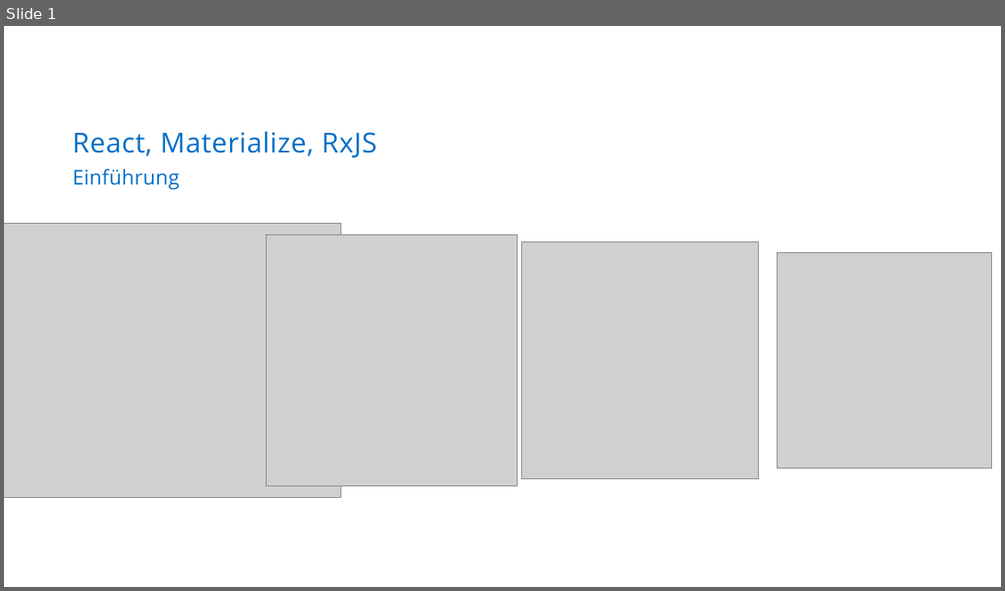
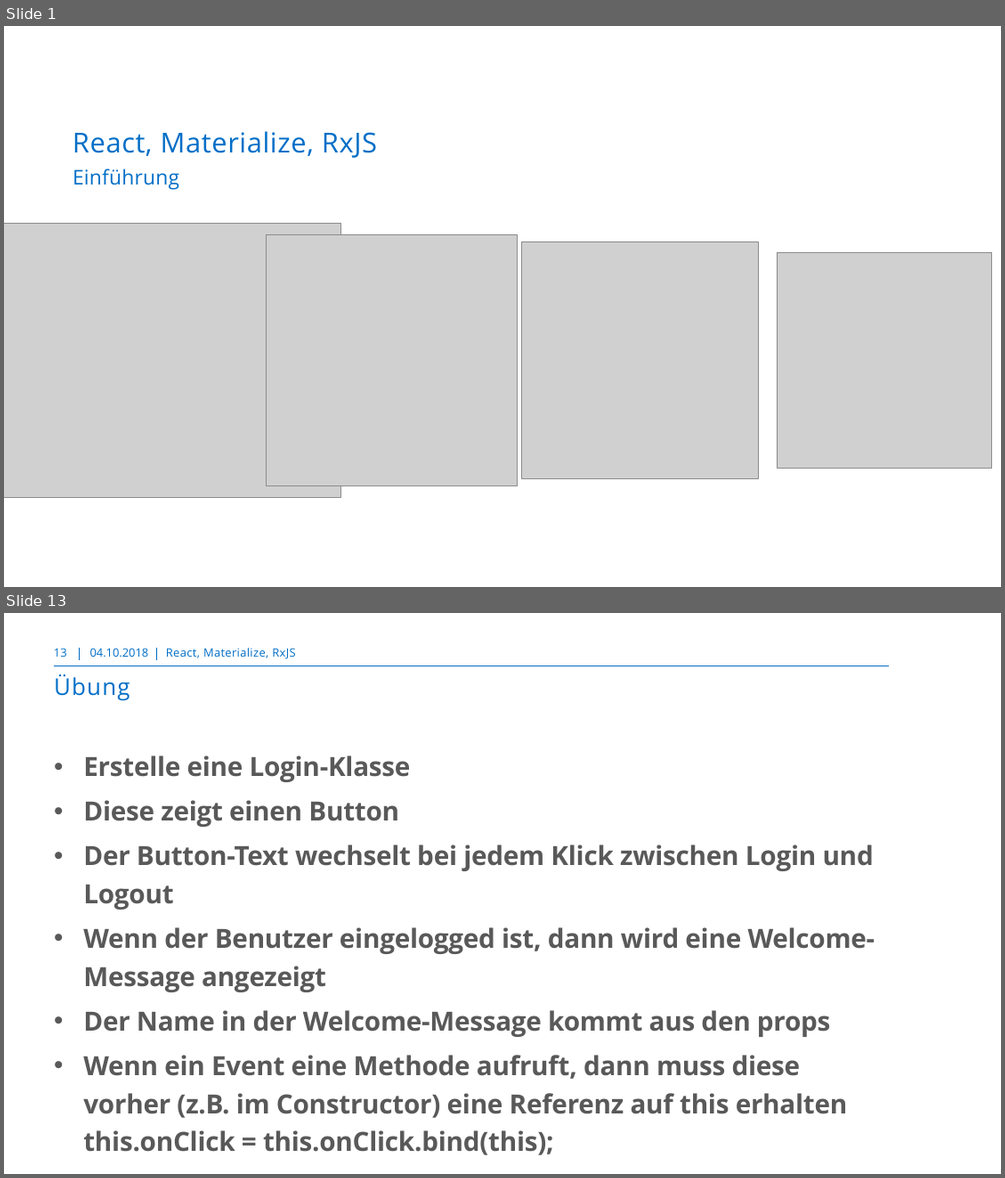
Before and after one commit to markusborer/ReactSample, a slide deck: React.pptx. Shown one above the other, each under a label of ours: slide 1 before the commit, slides 1 and 13 after it; the slides between them are not shown. The pictures are 1005x591 and 1005x1178 pixels, drawn with LibreOffice and Linux fonts; fonts in the diff are those of the drawing; grey boxes stand for pictures; background and template pictures are left out. Boxes give left, top, right and bottom in pixels: in the first picture for what was removed or moved away, otherwise in the second. Text is boxed around its words. In the diff, an @@ line names an element or a change of style, - is before the commit and + after.

```diff
--- a/React.pptx
+++ b/React.pptx
@@ slide 13 added at box(4, 613, 1001, 1174), background #FFFFFF @@
@@ page number added at box(54, 648, 67, 657), 10.5 pt, text #006EC7 @@
+13
@@ line added from (79, 647) to (79, 659), #006CC3 0.75 pt @@
@@ text added at box(90, 648, 149, 657), 10.5 pt, text #006EC7 @@
+04.10.2018
@@ line added from (157, 647) to (157, 659), #006CC3 0.75 pt @@
@@ text added at box(166, 648, 295, 659), 10.5 pt, text #006EC7 @@
+React, Materialize, RxJS
@@ line added from (54, 666) to (889, 666), #006EC7 1 pt @@
@@ title added at box(54, 674, 130, 701), 21 pt, text #006EC7 @@
+Übung
@@ text added at box(83, 755, 875, 1155), 24 pt, text #595959, bold @@
+• Erstelle eine Login-Klasse
+• Diese zeigt einen Button
+• Der Button-Text wechselt bei jedem Klick zwischen Login und Logout
+• Wenn der Benutzer eingelogged ist, dann wird eine Welcome-Message angezeigt
+• Der Name in der Welcome-Message kommt aus den props
+• Wenn ein Event eine Methode aufruft, dann muss diese vorher (z.B. im Constructor) eine Referenz auf this erhalten
+  this.onClick = this.onClick.bind(this);
```
Also in this commit, not shown: 4 slides changed, 10 other slides added.
